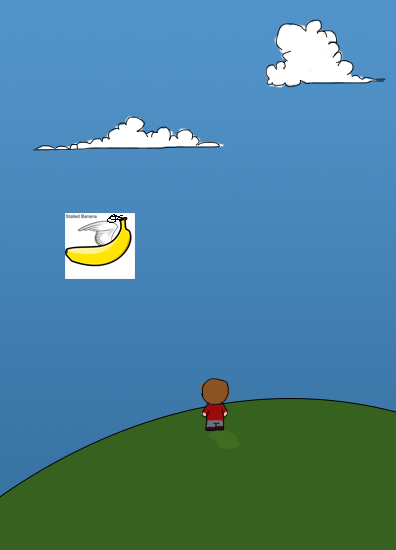
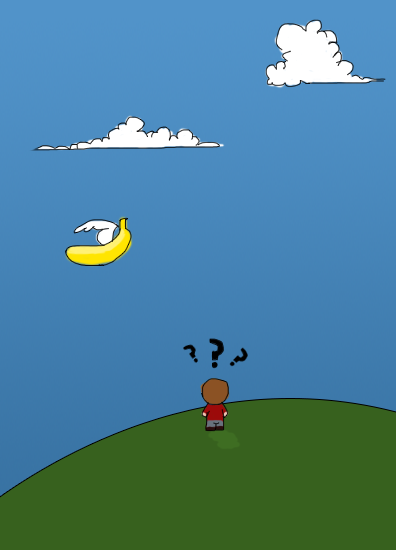
Before/after of a 396px x 550px layered artwork. What changed in the layer stack:
added layer "Layer 17 copy" above "Layer 17 copy 2" over [left=183, top=344, right=198, bottom=363]
added layer "Layer 17 copy 2" above "Layer 17" over [left=229, top=347, right=248, bottom=367]
added layer "Layer 17" above "Layer 16" over [left=209, top=338, right=224, bottom=369]
painted on "Layer 16" over [left=65, top=214, right=132, bottom=266]
showed "Layer 15", painted on it over [left=64, top=215, right=134, bottom=268]
hid "Layer 13" over [left=65, top=213, right=135, bottom=279]
